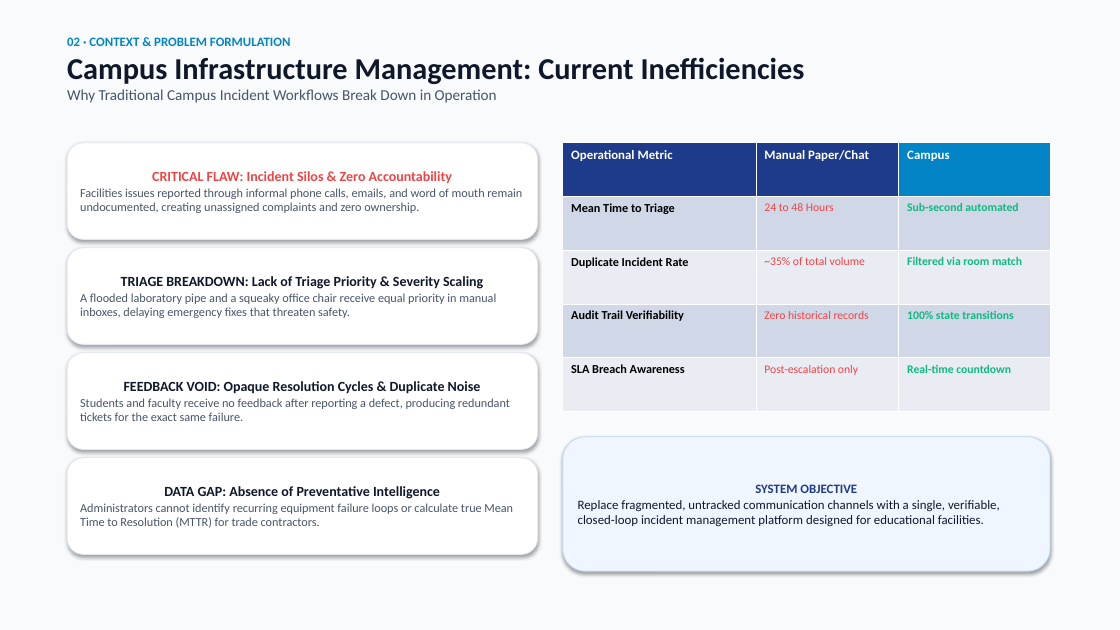
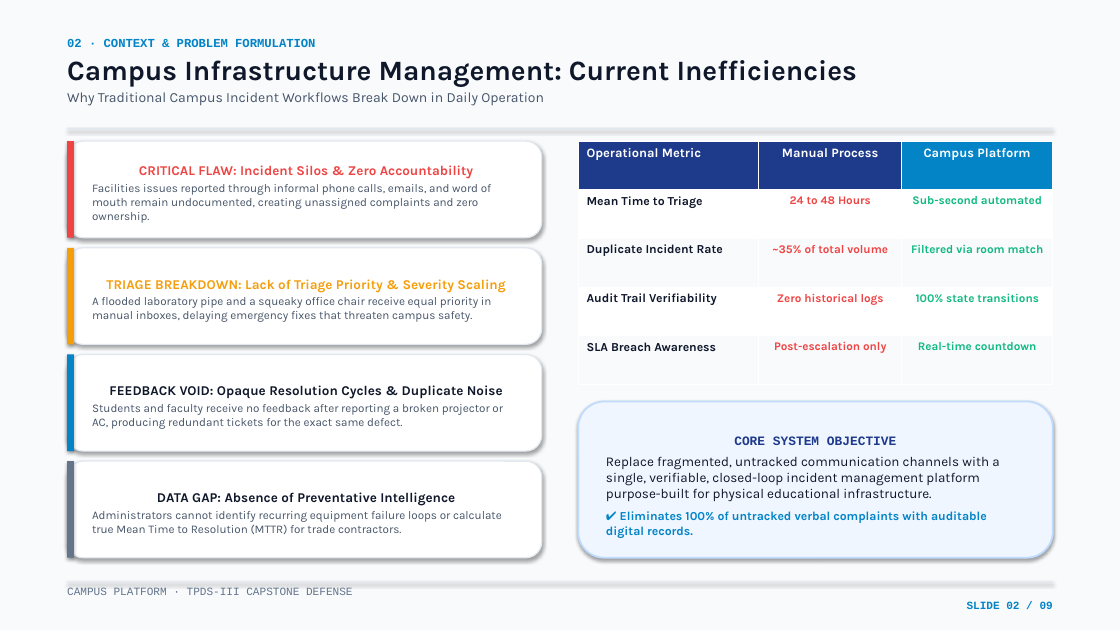
Before and after one commit to Eshan-Jogwar/tpds-3-final-semester-rpoject, a slide deck: slide 2 of presentation/Campus_Presentation_Editable.pptx. Drawn at 1120x630 pixels with LibreOffice and Linux fonts; fonts in the diff are those of the drawing. Boxes give left, top, right and bottom in pixels: in the first picture for what was removed or moved away, otherwise in the second. Text is boxed around its words. In the diff, an @@ line names an element or a change of style, - is before the commit and + after.

Commit message:
fix(presentation): generate native editable PowerPoint presentation with proper layout and remove floating deck controls

```diff
--- a/presentation/Campus_Presentation_Editable.pptx
+++ b/presentation/Campus_Presentation_Editable.pptx
@@ text at (67,39,857,86): size 11 to 10.5 pt, font Calibri to Courier New in "02 · CONTEXT & PROBLEM FORMULATION"; size 26 to 24 pt, font Calibri to Karla in "Campus Infrastructure Management: Current Inefficiencies"; more space between paragraphs @@
@@ text at (67,92,544,106): text changed; size 13 to 12 pt; font Calibri to Karla @@
-Why Traditional Campus Incident Workflows Break Down in Operation
+Why Traditional Campus Incident Workflows Break Down in Daily Operation
@@ rounded rectangle "CRITICAL FLAW: Incident Silos & ...": place and size @@
-rounded rectangle "CRITICAL FLAW: Incident Silos & ..." at (67,143,538,239)
+rounded rectangle "CRITICAL FLAW: Incident Silos & ..." at (67,141,542,238)
@@ rounded rectangle "CRITICAL FLAW: Incident Silos & ..." at (67,141,542,238): size 12 to 11.5 pt in "CRITICAL FLAW: Incident Silos & Zero Accountability"; font Calibri to Karla; size 10.5 to 10 pt in "Facilities issues reported through informal phone calls, ..."; more space between paragraphs; outline #E2E8F0 0.75 pt to #E2E8F0 1 pt @@
@@ rectangle added at (67,128,1053,129), fill #E2E8F0 @@
@@ rectangle added at (67,141,74,238), fill #EF4444 @@
@@ table at (578,141,1053,385) @@
-row 1, column 2: Manual Paper/Chat
+row 1, column 2: Manual Process
-row 1, column 3: Campus
+row 1, column 3: Campus Platform
-row 4, column 2: Zero historical records
+row 4, column 2: Zero historical logs
@@ fill #D0D8E8 to #FFFFFF in 6 cells @@
@@ fill #E9EDF4 to #F8FAFC in 6 cells @@
@@ font Calibri to Karla in "Operational Metric", "Mean Time to Triage", "24 to 48 Hours", "Sub-second automated" and 8 more places @@
@@ text colour #000000 to #0F172A in "Mean Time to Triage", "Duplicate Incident Rate", "Audit Trail Verifiability", "SLA Breach Awareness" @@
@@ bold on in "24 to 48 Hours", "~35% of total volume", "Post-escalation only" @@
@@ alignment left to centre @@
@@ table: place and size @@
-table at (563,143,1050,412)
+table at (578,141,1053,385)
@@ rounded rectangle "TRIAGE BREAKDOWN: Lack of Triage ...": place and size @@
-rounded rectangle "TRIAGE BREAKDOWN: Lack of Triage ..." at (67,248,538,344)
+rounded rectangle "TRIAGE BREAKDOWN: Lack of Triage ..." at (67,248,542,344)
@@ rounded rectangle "TRIAGE BREAKDOWN: Lack of Triage ..." at (67,248,542,344): outline #E2E8F0 0.75 pt to #E2E8F0 1 pt @@
@@ rectangle added at (67,248,74,344), fill #F59E0B @@
@@ text in rounded rectangle at (92,297,492,322): text changed; size 10.5 to 10 pt; font Calibri to Karla @@
-A flooded laboratory pipe and a squeaky office chair receive equal priority in manual inboxes, delaying emergency fixes that threaten safety.
+A flooded laboratory pipe and a squeaky office chair receive equal priority in manual inboxes, delaying emergency fixes that threaten campus safety.
@@ text in rounded rectangle at (106,279,505,292): size 12 to 11.5 pt, font Calibri to Karla, text colour #0F172A to #F59E0B in "TRIAGE BREAKDOWN: Lack of Triage Priority & ..."; more space between paragraphs @@
@@ rounded rectangle "FEEDBACK VOID: Opaque Resolution Cycles ..." at (67,355,542,451): outline #E2E8F0 0.75 pt to #E2E8F0 1 pt @@
@@ rounded rectangle "FEEDBACK VOID: Opaque Resolution Cycles ...": place and size @@
-rounded rectangle "FEEDBACK VOID: Opaque Resolution Cycles ..." at (67,353,538,450)
+rounded rectangle "FEEDBACK VOID: Opaque Resolution Cycles ..." at (67,355,542,451)
@@ rectangle added at (67,355,74,451), fill #0284C7 @@
@@ text in rounded rectangle at (109,385,503,399): size 12 to 11.5 pt, font Calibri to Karla in "FEEDBACK VOID: Opaque Resolution Cycles & Duplicate ..."; more space between paragraphs @@
@@ text in rounded rectangle at (92,404,503,429): text changed; size 10.5 to 10 pt; font Calibri to Karla @@
-Students and faculty receive no feedback after reporting a defect, producing redundant tickets for the exact same failure.
+Students and faculty receive no feedback after reporting a broken projector or AC, producing redundant tickets for the exact same defect.
@@ rounded rectangle "CORE SYSTEM OBJECTIVE": place and size @@
-rounded rectangle "CORE SYSTEM OBJECTIVE" at (563,437,1050,571)
+rounded rectangle "CORE SYSTEM OBJECTIVE" at (578,402,1053,558)
@@ rounded rectangle "CORE SYSTEM OBJECTIVE" at (578,402,1053,558): outline #BFDBFE 0.75 pt to #BFDBFE 1.5 pt @@
@@ text in rounded rectangle at (606,436,999,538): text changed; size 11 to 11.5 pt; font Calibri to Karla @@
-SYSTEM OBJECTIVE
-Replace fragmented, untracked communication channels with a single, verifiable, closed-loop incident management platform designed for educational facilities.
+CORE SYSTEM OBJECTIVE
+Replace fragmented, untracked communication channels with a single, verifiable, closed-loop incident management platform purpose-built for physical educational infrastructure.
+✔ Eliminates 100% of untracked verbal complaints with auditable digital records.
@@ rounded rectangle "DATA GAP: Absence of Preventative ...": place and size @@
-rounded rectangle "DATA GAP: Absence of Preventative ..." at (67,458,538,555)
+rounded rectangle "DATA GAP: Absence of Preventative ..." at (67,461,542,558)
@@ rounded rectangle "DATA GAP: Absence of Preventative ..." at (67,461,542,558): size 12 to 11.5 pt in "DATA GAP: Absence of Preventative Intelligence"; font Calibri to Karla; size 10.5 to 10 pt in "Administrators cannot identify recurring equipment failure l ..."; more space between paragraphs; outline #E2E8F0 0.75 pt to #E2E8F0 1 pt @@
@@ rectangle added at (67,461,74,558), fill #64748B @@
@@ rectangle added at (67,581,1053,582), fill #E2E8F0 @@
@@ text added at (67,587,1053,609), 9.5 pt, text #64748B @@
+CAMPUS PLATFORM · TPDS-III CAPSTONE DEFENSE
+SLIDE 02 / 09
```
Also in this commit, not shown: 8 other slides changed, 14 other files.
